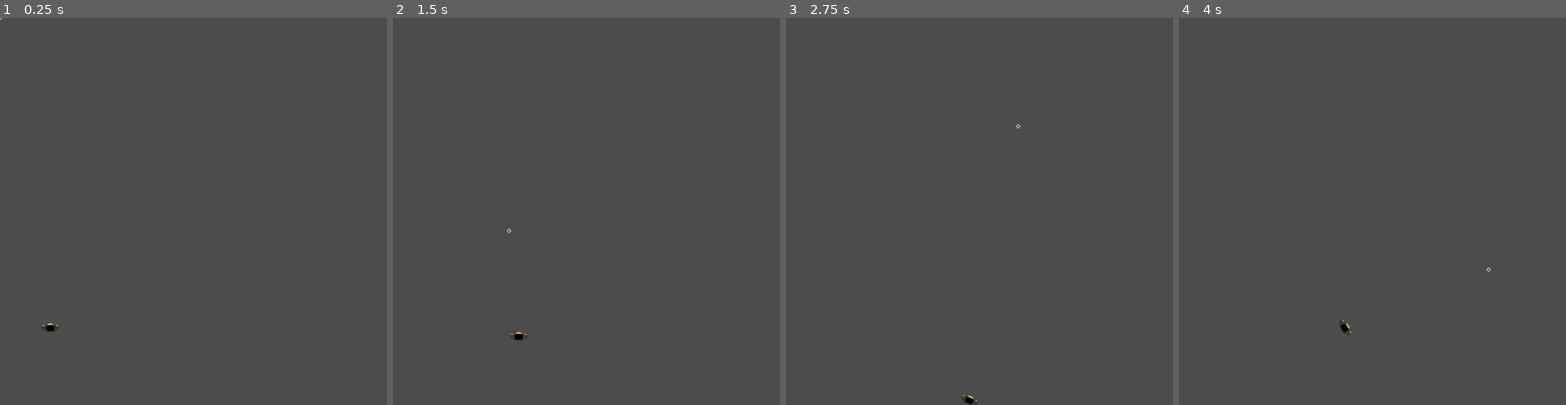
Above: before the commit, frames 1-4 (left to right).
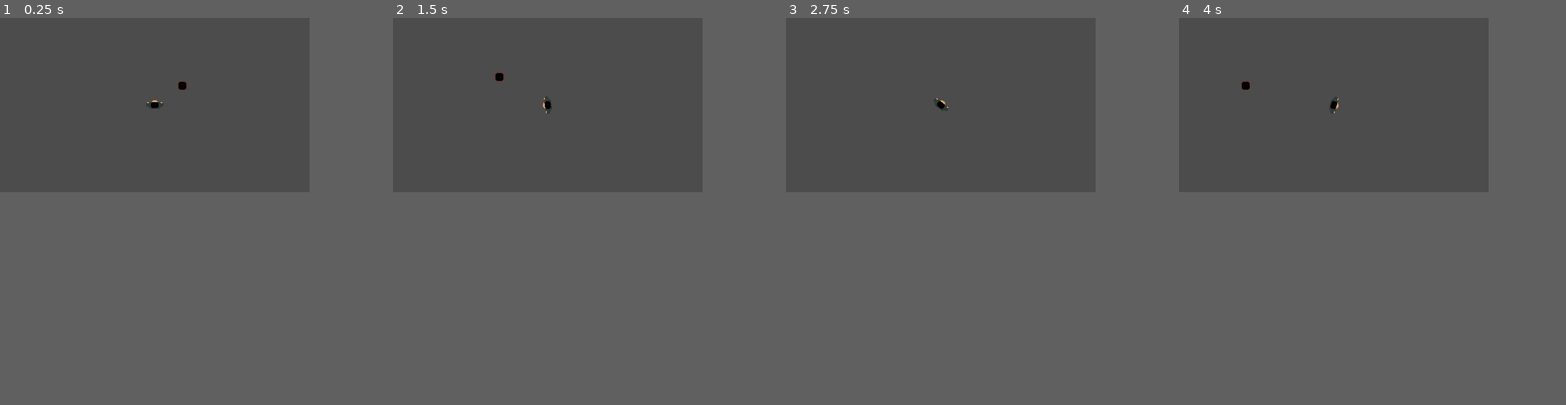
Above: after the commit, the same moments.

Repository: Holayn/swingshoot
Game: Godot game, scene res://world.tscn
Two runs of this game, one before a commit and one after it. Both use one fixed random seed, a clock stepped at 60 frames per second and the inputs below.
Inputs (mouse positions are in pixels of both pictures, inside the frame that each line leads up to):
- Up to frame 1 (0.25 s): no input
- Up to frame 2 (1.5 s): tap Enter at 0.5 s; move the mouse to (671, 192) at 0.52 s; hold D (move_right) 0.53-1.28 s; move the mouse to (509, 230) at 1.27 s; hold S (move_down) from 1.28 s (still down)
- Up to frame 3 (2.75 s): move the mouse to (1018, 126) at 2.02 s; release S (move_down) at 2.03 s; hold D (move_right) from 2.03 s (still down)
- Up to frame 4 (4 s): move the mouse to (1353, 288) at 2.77 s; release D (move_right) at 2.78 s; hold W (move_up) 2.78-3.53 s; move the mouse to (1488, 269) at 3.52 s; hold A (move_left) from 3.53 s (still down)
In our replay, the window is 800x800 before the commit and 640x360 after it. These sizes can differ from the game's own. Grey fills any space a smaller window leaves; there, only what the larger window draws over its background counts as a difference.

The runs differ from the first frame. In frame 1, 0.2% of the frame differs, in the area x 0-49%, y 0-82%; in frame 2, 0.2%, in the area x 26-42%, y 14-84%; in frame 3, 0.2%; in frame 4, 0.2%.

Commit message:
fixed cursor implementation to use hardware mouse

Diff:
--- /dev/null
+++ b/enemy.tscn
@@ -0,0 +1,15 @@
+[gd_scene load_steps=3 format=2]
+
+[ext_resource path="res://sprites/enemy-v1.png" type="Texture" id=1]
+
+[sub_resource type="CapsuleShape2D" id=1]
+radius = 5.38937
+height = 0.0
+
+[node name="enemy" type="KinematicBody2D"]
+
+[node name="enemy-v1" type="Sprite" parent="."]
+texture = ExtResource( 1 )
+
+[node name="CollisionShape2D" type="CollisionShape2D" parent="."]
+shape = SubResource( 1 )
--- a/player.gd
+++ b/player.gd
@@ -22,8 +22,3 @@
 	move_dir.x = Input.get_action_strength("move_right") - Input.get_action_strength("move_left")
 	move_dir.y = Input.get_action_strength("move_down") - Input.get_action_strength("move_up")
 	move_dir = move_dir.normalized()
-
-func _input(event):
-	if event is InputEventMouseMotion:
-		look_at(event.position)
-		self.rotation_degrees = self.rotation_degrees + 90
--- a/player.tscn
+++ b/player.tscn
@@ -16,3 +16,6 @@
 [node name="CollisionShape2D" type="CollisionShape2D" parent="."]
 rotation = 1.5708
 shape = SubResource( 1 )
+
+[node name="weapon_slot" type="Position2D" parent="."]
+position = Vector2( 6.98269, -2.65165 )
--- a/project.godot
+++ b/project.godot
@@ -21,11 +21,37 @@
 
 [display]
 
-window/size/width=400
-window/size/height=400
-window/size/test_width=800
-window/size/test_height=800
+window/size/width=320
+window/size/height=180
+window/size/test_width=1280
+window/size/test_height=720
+mouse_cursor/custom_image="res://sprites/cursor-64.png"
+mouse_cursor/custom_image_hotspot=Vector2( 32, 32 )
 window/stretch/mode="2d"
+window/stretch/aspect="keep"
+
+[importer_defaults]
+
+texture={
+"compress/bptc_ldr": 0,
+"compress/hdr_mode": 0,
+"compress/lossy_quality": 0.7,
+"compress/mode": 0,
+"compress/normal_map": 0,
+"detect_3d": false,
+"flags/anisotropic": false,
+"flags/filter": false,
+"flags/mipmaps": false,
+"flags/repeat": 0,
+"flags/srgb": 2,
+"process/HDR_as_SRGB": false,
+"process/fix_alpha_border": true,
+"process/invert_color": false,
+"process/premult_alpha": false,
+"size_limit": 0,
+"stream": false,
+"svg/scale": 1.0
+}
 
 [input]
 
@@ -52,4 +78,5 @@
 
 [rendering]
 
+quality/2d/use_pixel_snap=true
 environment/default_environment="res://default_env.tres"
--- a/world.gd
+++ b/world.gd
@@ -1,21 +1,10 @@
 extends Node
-
-
-# Declare member variables here. Examples:
-# var a = 2
-# var b = "text"
-
-
-# Called when the node enters the scene tree for the first time.
-func _ready():
-	Input.set_mouse_mode(Input.MOUSE_MODE_HIDDEN)
-
-
-
-# Called every frame. 'delta' is the elapsed time since the previous frame.
-#func _process(delta):
-#	$cursor.position = get_viewport().get_mouse_position()
 
 func _input(event):
 	if event is InputEventMouseMotion:
-		$cursor.position = get_viewport().get_mouse_position()
+		var center_x = ProjectSettings.get_setting("display/window/size/width")/2
+		var center_y = ProjectSettings.get_setting("display/window/size/height")/2
+
+		var angle = atan2(get_viewport().get_mouse_position().y - center_y, get_viewport().get_mouse_position().x - center_x);
+
+		$ysort/player.rotation = angle + deg2rad(90);
--- a/world.tscn
+++ b/world.tscn
@@ -1,13 +1,23 @@
 [gd_scene load_steps=4 format=2]
 
 [ext_resource path="res://player.tscn" type="PackedScene" id=1]
-[ext_resource path="res://cursor.tscn" type="PackedScene" id=2]
 [ext_resource path="res://world.gd" type="Script" id=3]
+[ext_resource path="res://enemy.tscn" type="PackedScene" id=4]
 
 [node name="world" type="Node"]
 script = ExtResource( 3 )
 
-[node name="player" parent="." instance=ExtResource( 1 )]
-position = Vector2( 51.8284, 320.382 )
+[node name="camera" type="Camera2D" parent="."]
+position = Vector2( 99.0251, 93.3885 )
+current = true
 
-[node name="cursor" parent="." instance=ExtResource( 2 )]
+[node name="ysort" type="YSort" parent="."]
+
+[node name="player" parent="ysort" instance=ExtResource( 1 )]
+position = Vector2( 99.0251, 93.3885 )
+
+[node name="RemoteTransform2D" type="RemoteTransform2D" parent="ysort/player"]
+remote_path = NodePath("../../../camera")
+
+[node name="enemy" parent="ysort" instance=ExtResource( 4 )]
+position = Vector2( 127.5, 73.5 )
Binary file added: enemy-v1.png
Not shown, added: enemy-v1.png.import
Binary file added: sprites/cursor-64.png
Not shown, added: sprites/cursor-64.png.import
Binary file added: sprites/enemy-v1.ase
Binary file added: sprites/enemy-v1.png
Not shown, added: sprites/enemy-v1.png.import
Binary file added: sprites/sword.png
Not shown, added: sprites/sword.png.import
